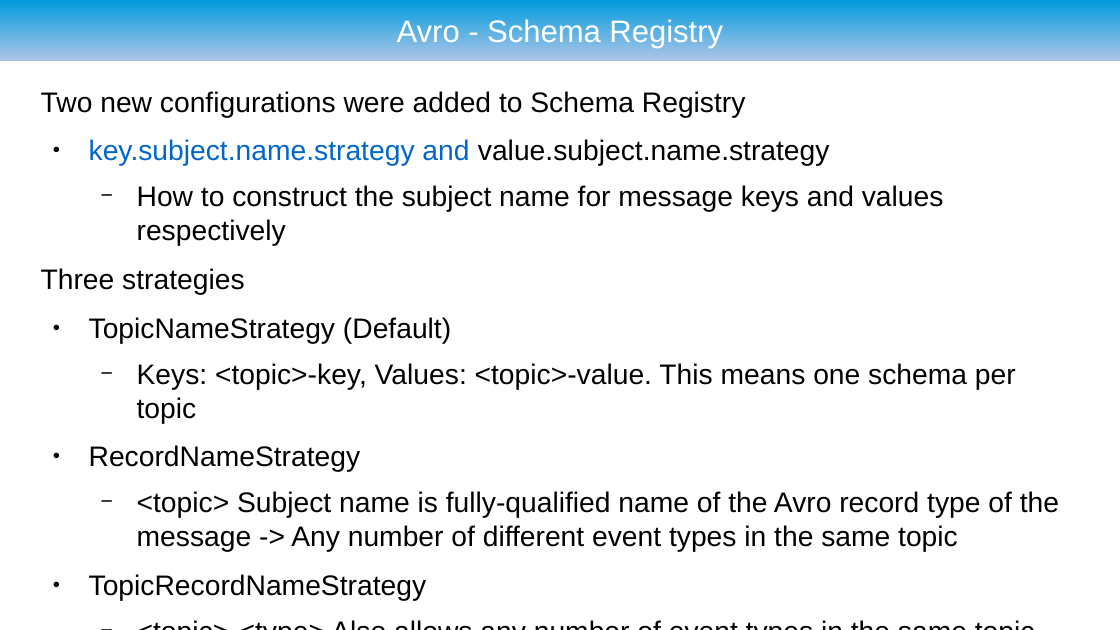
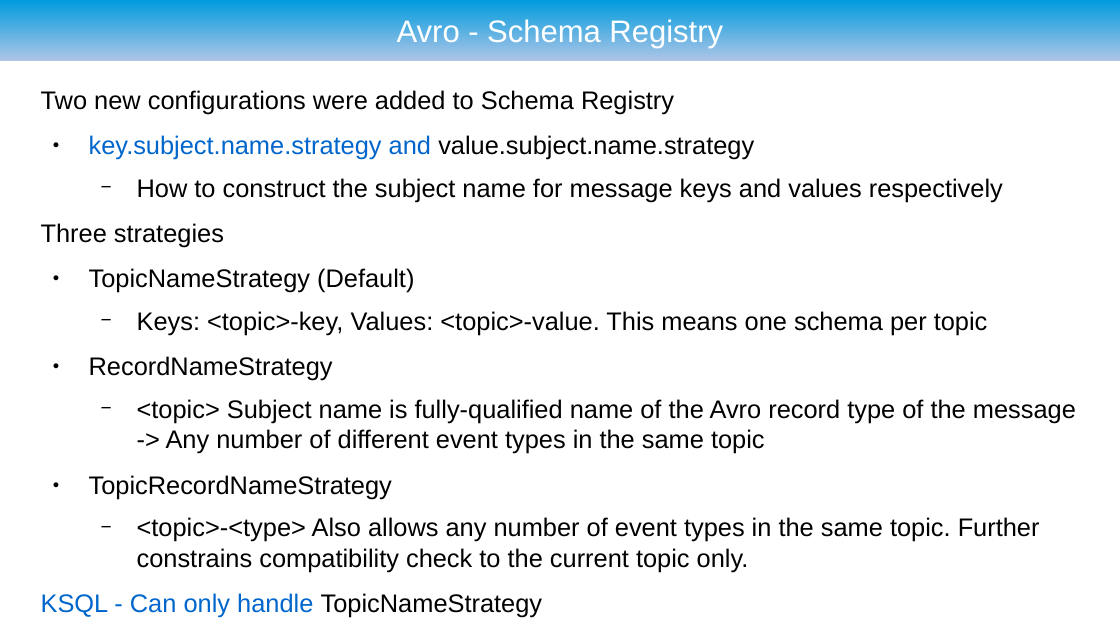
Before and after one commit to ryzlab/kafka-kompetensdag, a slide deck: slide 71 of doc/presentation-umejug.odp. Drawn at 1120x630 pixels with LibreOffice and Linux fonts; fonts in the diff are those of the drawing; background and template pictures are left out. Boxes give left, top, right and bottom in pixels: in the first picture for what was removed or moved away, otherwise in the second. Text is boxed around its words. In the diff, an @@ line names an element or a change of style, - is before the commit and + after.

```diff
--- a/doc/presentation-umejug.odp
+++ b/doc/presentation-umejug.odp
@@ text "Two new configurations were added ..." at [41,90,1076,572]: size 20 to 18 pt @@
```
Also in this commit, not shown: 5 other files.
